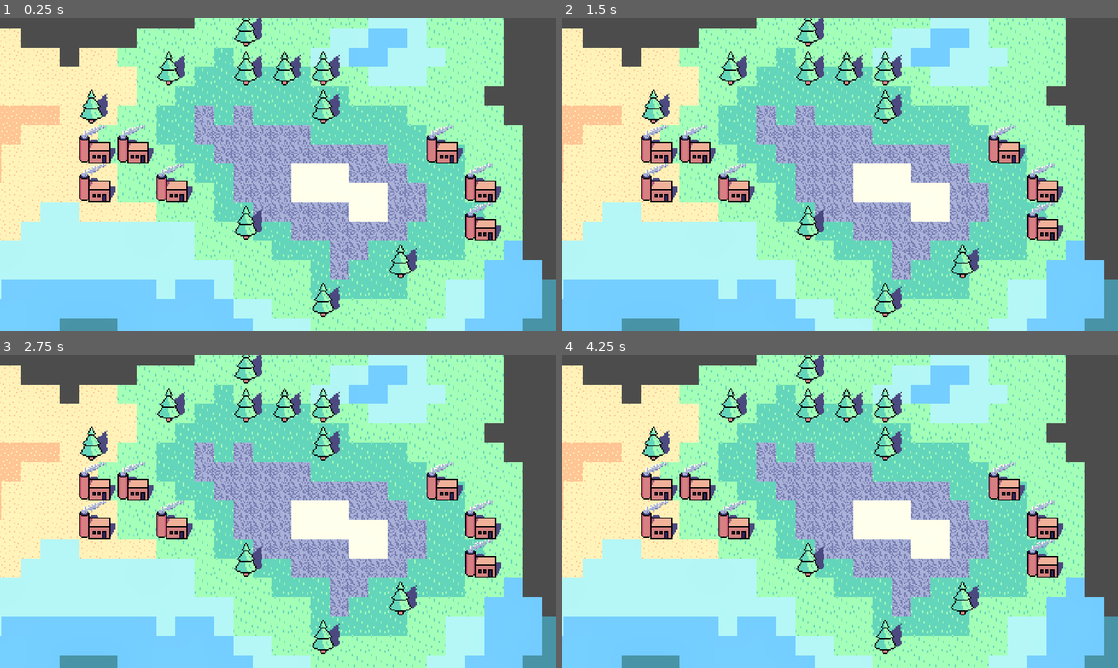
Above: before the commit, frames 1-4 (two rows, left to right).
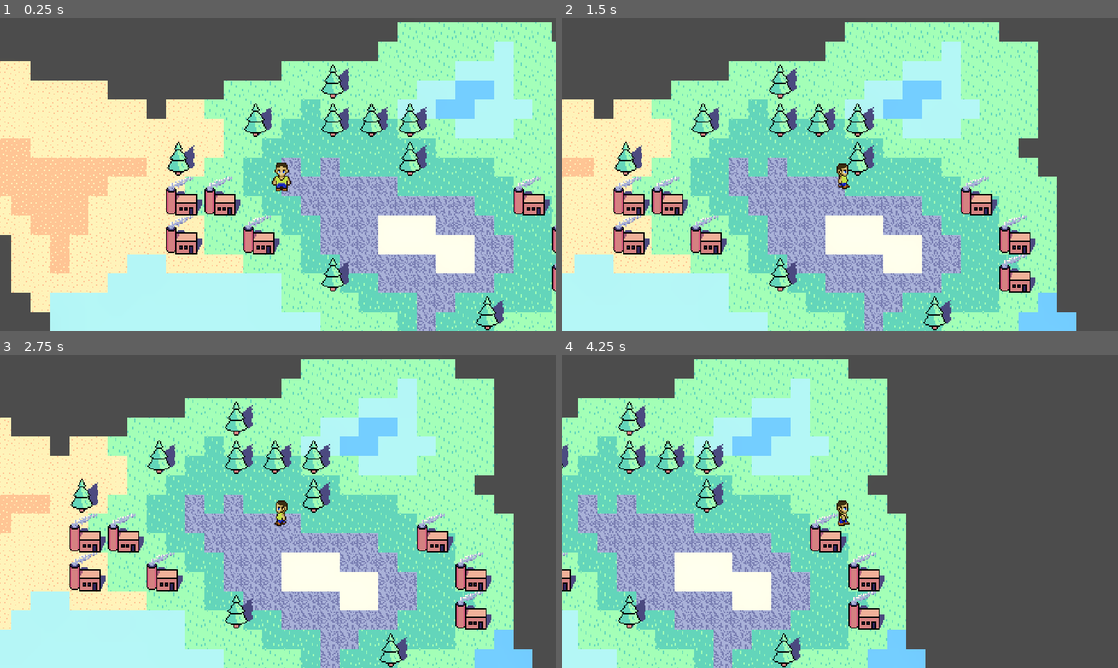
Above: after the commit, the same moments.

Repository: AdrianTheFrog/SMathHacks-Reasource-Conservation-Project
Game: Godot game, scene res://main scene.tscn
Same seed, same stepped clock (60 frames per second), same inputs: the game is played once before the commit and once after it.
Inputs:
- Up to frame 1 (0.25 s): no input
- Up to frame 2 (1.5 s): tap Enter (ui_accept) at 0.5, 0.6, 0.77, 1.07, 1.35 s; hold Right (ui_right) from 0.53 s (still down)
- Up to frame 3 (2.75 s): tap Enter (ui_accept) at 1.52, 1.82, 2.1 s; release Right (ui_right) at 2.03 s; hold Left (ui_left) from 2.03 s (still down)
- Up to frame 4 (4.25 s): release Left (ui_left) at 2.78 s; hold Right (ui_right) from 2.78 s (still down); tap Enter (ui_accept) at 2.85, 3.02, 3.32, 3.6, 3.77, 4.07 s

The runs differ from the first frame. In frame 1, 78% of the frame differs, in the area x 0-100%, y 0-100%; in frame 2, 73%; in frame 3, 71%; in frame 4, 85%.

Commit message:
integrate character into scene
+ remove sidescroller movement, only keep top down movement

Diff:
--- a/AnimatedSprite2D.gd
+++ b/AnimatedSprite2D.gd
@@ -1,9 +1,9 @@
-extends CharacterBody2D
+extends AnimatedSprite2D
 func _ready():
 	position = Vector2(get_viewport().size.x/2,get_viewport().size.y/2)
 	scale = Vector2(1.2,1.2)
 	set_process(true)
-@onready var _animated_sprite = $AnimatedSprite2D
+@onready var _animated_sprite = %AnimatedSprite2D
 func _process(delta):
 	var speed = 100.0
 
--- a/Character.gd
+++ b/Character.gd
@@ -2,27 +2,39 @@
 
 
 const SPEED = 300.0
-const JUMP_VELOCITY = -400.0
 
 # Get the gravity from the project settings to be synced with RigidBody nodes.
 var gravity = ProjectSettings.get_setting("physics/2d/default_gravity")
 
+func _ready():
+	position = Vector2(0,0)
+	set_process(true)
 
-func _physics_process(delta):
-	# Add the gravity.
-	if not is_on_floor():
-		velocity.y += gravity * delta
+@onready var _animated_sprite = $AnimatedSprite2D
+var idle = "idleback"
 
-	# Handle jump.
-	if Input.is_action_just_pressed("ui_accept") and is_on_floor():
-		velocity.y = JUMP_VELOCITY
+func _process(delta):
+	var speed = 100.0
 
-	# Get the input direction and handle the movement/deceleration.
-	# As good practice, you should replace UI actions with custom gameplay actions.
-	var direction = Input.get_axis("ui_left", "ui_right")
-	if direction:
-		velocity.x = direction * SPEED
+	if Input.is_action_pressed('Up'):
+		position.y -= speed * delta
+		_animated_sprite.play("forward")
+		idle = "idleforward"
+
+	elif Input.is_action_pressed('Down'):
+		position.y += speed * delta
+		_animated_sprite.play("back")
+		idle = "idleback"
+
+	elif Input.is_action_pressed('Left'):
+		position.x -= speed * delta
+		_animated_sprite.play("left")
+		idle = "idleleft"
+
+	elif Input.is_action_pressed('Right'):
+		position.x += speed * delta
+		_animated_sprite.play("right")
+		idle = "idleright"
+
 	else:
-		velocity.x = move_toward(velocity.x, 0, SPEED)
-
-	move_and_slide()
+		_animated_sprite.play(idle)
--- a/Character.tscn
+++ b/Character.tscn
@@ -1,8 +1,7 @@
-[gd_scene load_steps=18 format=3 uid="uid://mm54hevg1o77"]
+[gd_scene load_steps=17 format=3 uid="uid://mm54hevg1o77"]
 
 [ext_resource type="Script" path="res://Character.gd" id="1_07vrj"]
 [ext_resource type="Texture2D" uid="uid://daj807lmpgrnj" path="res://New Piskel (1).png" id="2_w22r0"]
-[ext_resource type="Script" path="res://AnimatedSprite2D.gd" id="3_combf"]
 
 [sub_resource type="AtlasTexture" id="AtlasTexture_34cci"]
 atlas = ExtResource("2_w22r0")
@@ -132,15 +131,16 @@
 }]
 
 [sub_resource type="RectangleShape2D" id="RectangleShape2D_jvrlc"]
-size = Vector2(12, 24)
+size = Vector2(12, 9)
 
 [node name="CharacterBody2D" type="CharacterBody2D"]
 script = ExtResource("1_07vrj")
 
 [node name="AnimatedSprite2D" type="AnimatedSprite2D" parent="."]
+unique_name_in_owner = true
 sprite_frames = SubResource("SpriteFrames_8sjm2")
 animation = &"idleback"
-script = ExtResource("3_combf")
 
 [node name="CollisionShape2D" type="CollisionShape2D" parent="."]
+position = Vector2(0, 7.5)
 shape = SubResource("RectangleShape2D_jvrlc")
--- a/main scene.tscn
+++ b/main scene.tscn
@@ -1,7 +1,8 @@
-[gd_scene load_steps=4 format=3 uid="uid://b3sbjd1vkii2h"]
+[gd_scene load_steps=5 format=3 uid="uid://b3sbjd1vkii2h"]
 
-[ext_resource type="TileSet" uid="uid://cfm08xvyc1ons" path="res://tileset.tres" id="1_dur42"]
+[ext_resource type="TileSet" uid="uid://bigbiha614tnl" path="res://tileset.tres" id="1_dur42"]
 [ext_resource type="TileSet" uid="uid://xd5d2u2bpnia" path="res://buildings tileset.tres" id="2_0onu8"]
+[ext_resource type="PackedScene" uid="uid://mm54hevg1o77" path="res://Character.tscn" id="3_0w33h"]
 
 [sub_resource type="Environment" id="Environment_xdtrx"]
 background_mode = 3
@@ -25,9 +26,13 @@
 format = 2
 layer_0/tile_data = PackedInt32Array(131071, 1, 0, 65534, 1, 0, 131069, 1, 0, 65533, 1, 0, 6, 1, 0, 65543, 1, 0, 131079, 1, 0, -65533, 2, 0, -131071, 2, 0, -131070, 2, 0, -196607, 2, 0, -131069, 2, 0, 196613, 2, 0, 262147, 2, 0, 131073, 2, 0, -3, 2, 0, -65537, 2, 0)
 
-[node name="Camera2D" type="Camera2D" parent="."]
-position = Vector2(69, 41)
-zoom = Vector2(2.5, 2.5)
-
 [node name="WorldEnvironment" type="WorldEnvironment" parent="."]
 environment = SubResource("Environment_xdtrx")
+
+[node name="CharacterBody2D" parent="." instance=ExtResource("3_0w33h")]
+texture_filter = 3
+position = Vector2(3, 2)
+
+[node name="Camera2D" type="Camera2D" parent="CharacterBody2D"]
+position = Vector2(-3, -2)
+zoom = Vector2(2.5, 2.5)
--- a/project.godot
+++ b/project.godot
@@ -20,6 +20,29 @@
 window/stretch/mode="canvas_items"
 window/stretch/aspect="expand"
 
+[input]
+
+Left={
+"deadzone": 0.5,
+"events": [Object(InputEventKey,"resource_local_to_scene":false,"resource_name":"","device":-1,"window_id":0,"alt_pressed":false,"shift_pressed":false,"ctrl_pressed":false,"meta_pressed":false,"pressed":false,"keycode":0,"physical_keycode":4194319,"key_label":0,"unicode":0,"echo":false,"script":null)
+]
+}
+Right={
+"deadzone": 0.5,
+"events": [Object(InputEventKey,"resource_local_to_scene":false,"resource_name":"","device":-1,"window_id":0,"alt_pressed":false,"shift_pressed":false,"ctrl_pressed":false,"meta_pressed":false,"pressed":false,"keycode":0,"physical_keycode":4194321,"key_label":0,"unicode":0,"echo":false,"script":null)
+]
+}
+Up={
+"deadzone": 0.5,
+"events": [Object(InputEventKey,"resource_local_to_scene":false,"resource_name":"","device":-1,"window_id":0,"alt_pressed":false,"shift_pressed":false,"ctrl_pressed":false,"meta_pressed":false,"pressed":false,"keycode":0,"physical_keycode":4194320,"key_label":0,"unicode":0,"echo":false,"script":null)
+]
+}
+Down={
+"deadzone": 0.5,
+"events": [Object(InputEventKey,"resource_local_to_scene":false,"resource_name":"","device":-1,"window_id":0,"alt_pressed":false,"shift_pressed":false,"ctrl_pressed":false,"meta_pressed":false,"pressed":false,"keycode":0,"physical_keycode":4194322,"key_label":0,"unicode":0,"echo":false,"script":null)
+]
+}
+
 [rendering]
 
 renderer/rendering_method="mobile"
